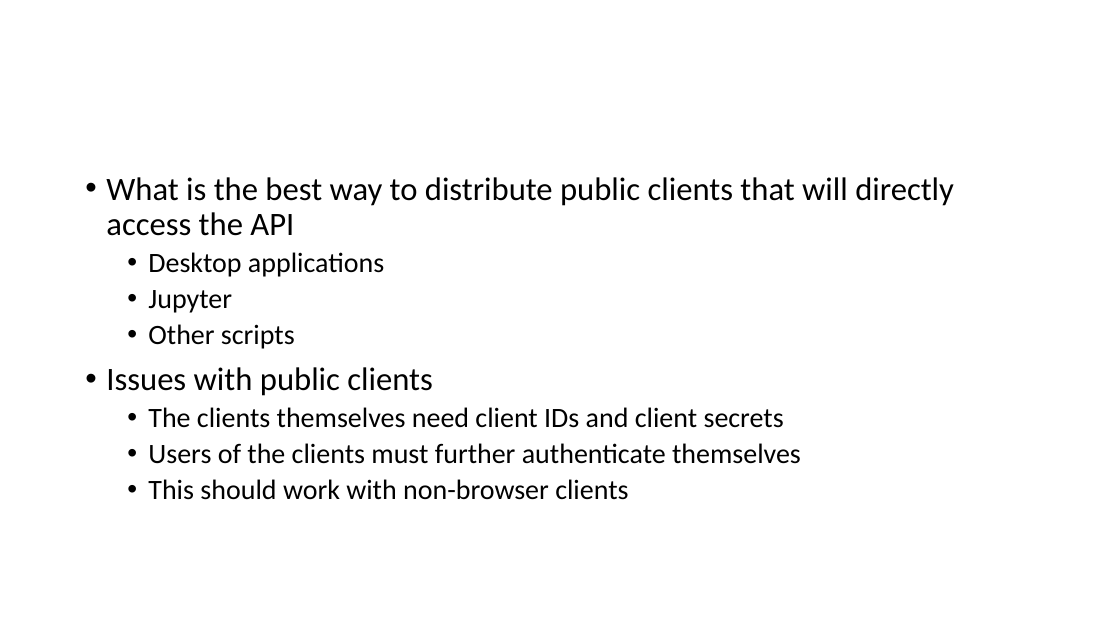
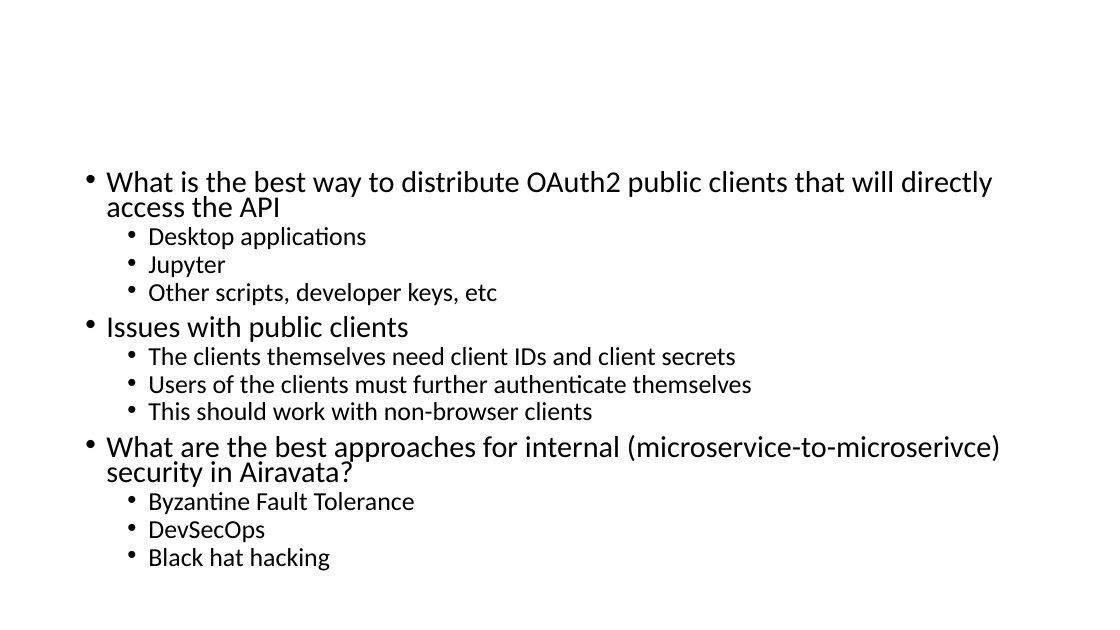
Before and after one commit to airavata-courses/airavata-courses.github.io, a slide deck: slide 44 of slides/Fall2017-OAuth2-OIDC.pptx (slide 42 before the commit). Drawn at 1120x630 pixels with LibreOffice and Linux fonts; fonts in the diff are those of the drawing. Boxes give left, top, right and bottom in pixels: in the first picture for what was removed or moved away, otherwise in the second. Text is boxed around its words. In the diff, an @@ line names an element or a change of style, - is before the commit and + after.

Commit message:
Updating OAuth2 slides

```diff
--- a/slides/Fall2017-OAuth2-OIDC.pptx
+++ b/slides/Fall2017-OAuth2-OIDC.pptx
@@ text "What is the best way ...": place and size @@
-text "What is the best way ..." at [77, 168, 1044, 568]
+text "What is the best way ..." at [77, 168, 1044, 602]
@@ text at [106, 171, 992, 218]: text changed; size 28 to 25.9 pt @@
-• What is the best way to distribute public clients that will directly access the API
+• What is the best way to distribute OAuth2 public clients that will directly access the API
@@ text at [106, 227, 752, 421]: size 24 to 22.2 pt in "Desktop applications", "Jupyter", "The clients themselves need client IDs and ...", "Users of the clients must further authenticate ..." and 1 more places; size 28 to 25.9 pt in "Issues with public clients"; line spacing 0.9 to 0.7 @@
@@ text at [148, 283, 497, 306]: text changed; size 24 to 22.2 pt @@
-  • Other scripts
+  • Other scripts, developer keys, etc
@@ text at [106, 435, 1001, 571]: paragraphs added @@
+• What are the best approaches for internal (microservice-to-microserivce) security in Airavata?
+  • Byzantine Fault Tolerance
+  • DevSecOps
+  • Black hat hacking
```
Also in this commit, not shown: 13 other slides changed, 2 slides added, 7 slides removed.
